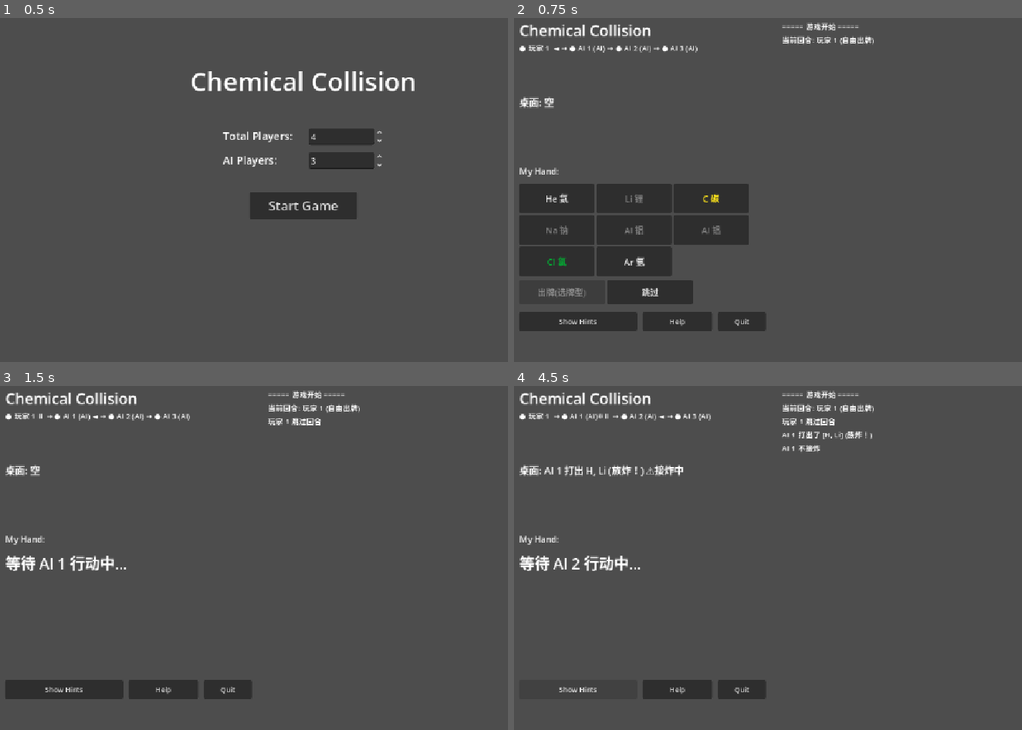
Above: before the commit, frames 1-4 (two rows, left to right).
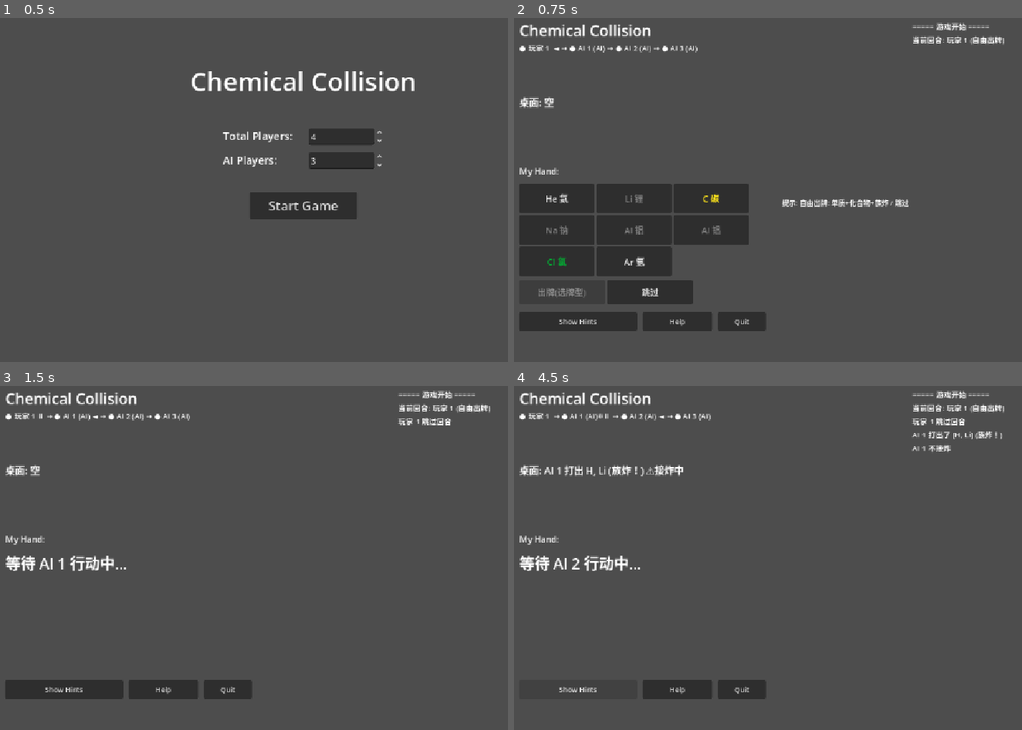
Above: after the commit, the same moments.

Repository: clear-rain108/Chemical_Collision
Game: Godot game, scene res://Main.tscn
Two runs of this game, one before a commit and one after it. Both use one fixed random seed, a clock stepped at 60 frames per second and the inputs below.
Inputs:
- Up to frame 1 (0.5 s): no input
- Up to frame 2 (0.75 s): click "Start Game" at 0.5 s
- Up to frame 3 (1.5 s): click "跳过" at 1.25 s
- Up to frame 4 (4.5 s): click "Show Hints" at 2 s; click "Help" at 2.75 s; click "Back" at 3.5 s; click "Show Hints" at 4.25 s

Frame 1 is identical in both runs. In frame 2, 1.2% of the frame differs, in the area x 52-97%, y 1-55%; in frame 3, 1.1%; in frame 4, 1.6%, in the area x 52-97%, y 1-20%.
Error before the commit: Invalid call. Nonexistent function 'current_player_index' in base 'RefCounted (GameManager.gd)'. (res://scripts/GameUI.gd:224)

Commit message:
【测试】人数选择

Diff:
--- a/chemical-1/Main.tscn
+++ b/chemical-1/Main.tscn
@@ -11,17 +11,18 @@
 grow_vertical = 2
 script = ExtResource("1_game_ui")
 
-[node name="StartPage" type="Control" parent="."]
-layout_mode = 1
-anchors_preset = 15
-anchor_right = 1.0
-anchor_bottom = 1.0
-grow_horizontal = 2
-grow_vertical = 2
-visible = true
-
-[node name="StartTitle" type="Label" parent="StartPage"]
-layout_mode = 1
+[node name="StartPage" type="Control" parent="." unique_id=572927877]
+visible = false
+layout_mode = 1
+anchors_preset = 15
+anchor_right = 1.0
+anchor_bottom = 1.0
+grow_horizontal = 2
+grow_vertical = 2
+
+[node name="StartTitle" type="Label" parent="StartPage" unique_id=1791738316]
+layout_mode = 1
+anchors_preset = -1
 anchor_left = 0.5
 anchor_top = 0.2
 anchor_right = 0.5
@@ -31,25 +32,26 @@
 offset_right = 200.0
 offset_bottom = 40.0
 grow_horizontal = 2
+theme_override_font_sizes/font_size = 48
 text = "Chemical Collision"
 horizontal_alignment = 1
-theme_override_font_sizes/font_size = 48
-
-[node name="PlayerCountLabel" type="Label" parent="StartPage"]
-layout_mode = 1
+
+[node name="PlayerCountLabel" type="Label" parent="StartPage" unique_id=1691690736]
+layout_mode = 1
+anchors_preset = -1
 anchor_left = 0.5
 anchor_top = 0.35
 anchor_right = 0.5
 anchor_bottom = 0.35
 offset_left = -150.0
 offset_top = -15.0
-offset_right = 0.0
 offset_bottom = 15.0
+theme_override_font_sizes/font_size = 20
 text = "Total Players:"
-theme_override_font_sizes/font_size = 20
-
-[node name="PlayerCountSpin" type="SpinBox" parent="StartPage"]
-layout_mode = 1
+
+[node name="PlayerCountSpin" type="SpinBox" parent="StartPage" unique_id=1239994991]
+layout_mode = 1
+anchors_preset = -1
 anchor_left = 0.5
 anchor_top = 0.35
 anchor_right = 0.5
@@ -61,23 +63,23 @@
 min_value = 3.0
 max_value = 8.0
 value = 4.0
-step = 1.0
-
-[node name="AiCountLabel" type="Label" parent="StartPage"]
-layout_mode = 1
+
+[node name="AiCountLabel" type="Label" parent="StartPage" unique_id=162300857]
+layout_mode = 1
+anchors_preset = -1
 anchor_left = 0.5
 anchor_top = 0.42
 anchor_right = 0.5
 anchor_bottom = 0.42
 offset_left = -150.0
 offset_top = -15.0
-offset_right = 0.0
 offset_bottom = 15.0
+theme_override_font_sizes/font_size = 20
 text = "AI Players:"
-theme_override_font_sizes/font_size = 20
-
-[node name="AiCountSpin" type="SpinBox" parent="StartPage"]
-layout_mode = 1
+
+[node name="AiCountSpin" type="SpinBox" parent="StartPage" unique_id=2016161417]
+layout_mode = 1
+anchors_preset = -1
 anchor_left = 0.5
 anchor_top = 0.42
 anchor_right = 0.5
@@ -89,11 +91,10 @@
 min_value = 1.0
 max_value = 7.0
 value = 3.0
-step = 1.0
-
-[node name="StartButton" type="Button" parent="StartPage"]
-layout_mode = 1
-anchors_preset = 8
+
+[node name="StartButton" type="Button" parent="StartPage" unique_id=153875690]
+layout_mode = 1
+anchors_preset = -1
 anchor_left = 0.5
 anchor_top = 0.55
 anchor_right = 0.5
@@ -102,19 +103,21 @@
 offset_top = -25.0
 offset_right = 100.0
 offset_bottom = 25.0
+grow_horizontal = 2
+grow_vertical = 2
 theme_override_font_sizes/font_size = 24
 text = "Start Game"
 
-[node name="HelpPage" type="Control" parent="."]
-layout_mode = 1
-anchors_preset = 15
-anchor_right = 1.0
-anchor_bottom = 1.0
-grow_horizontal = 2
-grow_vertical = 2
+[node name="HelpPage" type="Control" parent="." unique_id=615680911]
 visible = false
-
-[node name="HelpTitle" type="Label" parent="HelpPage"]
+layout_mode = 1
+anchors_preset = 15
+anchor_right = 1.0
+anchor_bottom = 1.0
+grow_horizontal = 2
+grow_vertical = 2
+
+[node name="HelpTitle" type="Label" parent="HelpPage" unique_id=601296489]
 layout_mode = 0
 offset_left = 40.0
 offset_top = 20.0
@@ -123,7 +126,7 @@
 theme_override_font_sizes/font_size = 36
 text = "Help & Rules"
 
-[node name="HelpContent" type="Label" parent="HelpPage"]
+[node name="HelpContent" type="Label" parent="HelpPage" unique_id=2091774439]
 layout_mode = 0
 offset_left = 40.0
 offset_top = 70.0
@@ -148,7 +151,7 @@
 Clan bomb → clockwise intercept → winner free play
 Overflow compound (>player count) → immune!"
 
-[node name="HelpBackBtn" type="Button" parent="HelpPage"]
+[node name="HelpBackBtn" type="Button" parent="HelpPage" unique_id=603255670]
 layout_mode = 0
 offset_left = 800.0
 offset_top = 620.0
@@ -157,16 +160,15 @@
 theme_override_font_sizes/font_size = 18
 text = "Back"
 
-[node name="GamePage" type="Control" parent="."]
-layout_mode = 1
-anchors_preset = 15
-anchor_right = 1.0
-anchor_bottom = 1.0
-grow_horizontal = 2
-grow_vertical = 2
-visible = false
-
-[node name="TitleLabel" type="Label" parent="GamePage"]
+[node name="GamePage" type="Control" parent="." unique_id=1971861210]
+layout_mode = 1
+anchors_preset = 15
+anchor_right = 1.0
+anchor_bottom = 1.0
+grow_horizontal = 2
+grow_vertical = 2
+
+[node name="TitleLabel" type="Label" parent="GamePage" unique_id=750152704]
 layout_mode = 0
 offset_left = 20.0
 offset_top = 10.0
@@ -175,7 +177,7 @@
 theme_override_font_sizes/font_size = 28
 text = "Chemical Collision"
 
-[node name="InfoLabel" type="Label" parent="GamePage"]
+[node name="InfoLabel" type="Label" parent="GamePage" unique_id=640170418]
 layout_mode = 0
 offset_left = 20.0
 offset_top = 50.0
@@ -184,7 +186,7 @@
 theme_override_font_sizes/font_size = 14
 text = "Initializing..."
 
-[node name="TableLabel" type="Label" parent="GamePage"]
+[node name="TableLabel" type="Label" parent="GamePage" unique_id=1375102995]
 layout_mode = 0
 offset_left = 20.0
 offset_top = 150.0
@@ -193,7 +195,7 @@
 theme_override_font_sizes/font_size = 18
 text = "Table: empty"
 
-[node name="HandLabel" type="Label" parent="GamePage"]
+[node name="HandLabel" type="Label" parent="GamePage" unique_id=1643139248]
 layout_mode = 0
 offset_left = 20.0
 offset_top = 280.0
@@ -202,21 +204,21 @@
 theme_override_font_sizes/font_size = 16
 text = "My Hand:"
 
-[node name="HandContainer" type="HFlowContainer" parent="GamePage"]
+[node name="HandContainer" type="HFlowContainer" parent="GamePage" unique_id=263986547]
 layout_mode = 0
 offset_left = 20.0
 offset_top = 315.0
 offset_right = 480.0
 offset_bottom = 480.0
 
-[node name="ActionPanel" type="HBoxContainer" parent="GamePage"]
+[node name="ActionPanel" type="HBoxContainer" parent="GamePage" unique_id=402611240]
 layout_mode = 0
 offset_left = 20.0
 offset_top = 495.0
 offset_right = 480.0
 offset_bottom = 540.0
 
-[node name="HintButton" type="Button" parent="GamePage"]
+[node name="HintButton" type="Button" parent="GamePage" unique_id=614387553]
 layout_mode = 0
 offset_left = 20.0
 offset_top = 555.0
@@ -226,7 +228,7 @@
 toggle_mode = true
 text = "Show Hints"
 
-[node name="HelpBtn" type="Button" parent="GamePage"]
+[node name="HelpBtn" type="Button" parent="GamePage" unique_id=19838743]
 layout_mode = 0
 offset_left = 250.0
 offset_top = 555.0
@@ -235,7 +237,7 @@
 theme_override_font_sizes/font_size = 13
 text = "Help"
 
-[node name="QuitButton" type="Button" parent="GamePage"]
+[node name="QuitButton" type="Button" parent="GamePage" unique_id=1378320501]
 layout_mode = 0
 offset_left = 390.0
 offset_top = 555.0
@@ -244,37 +246,37 @@
 theme_override_font_sizes/font_size = 13
 text = "Quit"
 
-[node name="CardInfoLabel" type="Label" parent="GamePage"]
+[node name="CardInfoLabel" type="Label" parent="GamePage" unique_id=1805826241]
 layout_mode = 0
 offset_left = 510.0
 offset_top = 340.0
 offset_right = 900.0
 offset_bottom = 480.0
 theme_override_font_sizes/font_size = 13
-text = ""
 autowrap_mode = 3
 
-[node name="LogLabel" type="Label" parent="GamePage"]
-layout_mode = 0
-offset_left = 510.0
+[node name="LogLabel" type="Label" parent="GamePage" unique_id=1281152513]
+layout_mode = 0
+offset_left = 753.0
 offset_top = 10.0
-offset_right = 900.0
+offset_right = 1143.0
 offset_bottom = 330.0
 theme_override_font_sizes/font_size = 14
 text = "Game Log:"
 autowrap_mode = 3
 
-[node name="EndPage" type="Control" parent="."]
-layout_mode = 1
-anchors_preset = 15
-anchor_right = 1.0
-anchor_bottom = 1.0
-grow_horizontal = 2
-grow_vertical = 2
+[node name="EndPage" type="Control" parent="." unique_id=1318378252]
 visible = false
-
-[node name="EndTitle" type="Label" parent="EndPage"]
-layout_mode = 1
+layout_mode = 1
+anchors_preset = 15
+anchor_right = 1.0
+anchor_bottom = 1.0
+grow_horizontal = 2
+grow_vertical = 2
+
+[node name="EndTitle" type="Label" parent="EndPage" unique_id=1538920737]
+layout_mode = 1
+anchors_preset = -1
 anchor_left = 0.5
 anchor_top = 0.25
 anchor_right = 0.5
@@ -287,8 +289,9 @@
 text = "Game Over"
 horizontal_alignment = 1
 
-[node name="EndLabel" type="Label" parent="EndPage"]
-layout_mode = 1
+[node name="EndLabel" type="Label" parent="EndPage" unique_id=1771427648]
+layout_mode = 1
+anchors_preset = -1
 anchor_left = 0.5
 anchor_top = 0.4
 anchor_right = 0.5
@@ -297,13 +300,12 @@
 offset_top = -40.0
 offset_right = 200.0
 offset_bottom = 40.0
-text = ""
+theme_override_font_sizes/font_size = 24
 horizontal_alignment = 1
-theme_override_font_sizes/font_size = 24
-
-[node name="EndButton" type="Button" parent="EndPage"]
-layout_mode = 1
-anchors_preset = 8
+
+[node name="EndButton" type="Button" parent="EndPage" unique_id=315323282]
+layout_mode = 1
+anchors_preset = -1
 anchor_left = 0.5
 anchor_top = 0.6
 anchor_right = 0.5
@@ -312,5 +314,7 @@
 offset_top = -25.0
 offset_right = 100.0
 offset_bottom = 25.0
+grow_horizontal = 2
+grow_vertical = 2
 theme_override_font_sizes/font_size = 24
 text = "Return"
--- a/chemical-1/scripts/GameUI.gd
+++ b/chemical-1/scripts/GameUI.gd
@@ -163,9 +163,10 @@
 	if game_manager == null or game_manager.players.is_empty():
 		return "等待游戏初始化..."
 	var parts: Array = []
+	var cp_idx = game_manager.get_current_player_index()
 	for i in range(game_manager.players.size()):
 		var p = game_manager.players[i]
-		var is_current = (i == game_manager.current_player_index)
+		var is_current = (i == cp_idx)
 		var ai_tag = "(AI)" if p.is_ai else ""
 		var cooling = "❄" if p.clan_bomb_cooling else ""
 		var pass_tag = "⏸" if p.has_passed else ""
@@ -221,7 +222,7 @@
 	if cp == null or cp.is_ai:
 		card_info_label.text = ""
 		return
-	var hint = game_manager.get_available_patterns(game_manager.current_player_index())
+	var hint = game_manager.get_available_patterns(game_manager.get_current_player_index())
 	card_info_label.text = "提示: " + hint
 
 
@@ -379,7 +380,7 @@
 		_show_info("不是有效单质！")
 		_on_back()
 		return
-	var result = game_manager.play_cards(game_manager.current_player_index, cards)
+	var result = game_manager.play_cards(game_manager.get_current_player_index(), cards)
 	_handle_result(result)
 
 
@@ -391,7 +392,7 @@
 		_show_info("不是有效族炸！")
 		_on_back()
 		return
-	var result = game_manager.play_cards(game_manager.current_player_index, cards)
+	var result = game_manager.play_cards(game_manager.get_current_player_index(), cards)
 	_handle_result(result)
 
 
@@ -419,6 +420,7 @@
 
 func _on_confirm_compound() -> void:
 	var cp = game_manager.get_current_player()
+	var gm_idx = game_manager.get_current_player_index()
 
 	var custom_valences: Dictionary = {}
 	for sel in compound_selections:
@@ -475,7 +477,7 @@
 		if ccards.size() != na + nb:
 			_show_info("收集卡牌出错！")
 			return
-		var result = game_manager.play_cards(game_manager.current_player_index, ccards, custom_valences)
+		var result = game_manager.play_cards(gm_idx, ccards, custom_valences)
 		_handle_result(result)
 		return
 
@@ -487,7 +489,7 @@
 	if all_one and total_charge == 0:
 		var ccards: Array = []
 		for _idx in selected_indices: ccards.append(cp.hand[_idx])
-		var result = game_manager.play_cards(game_manager.current_player_index, ccards, custom_valences)
+		var result = game_manager.play_cards(gm_idx, ccards, custom_valences)
 		_handle_result(result)
 		return
 
@@ -506,7 +508,7 @@
 
 
 func _on_pass() -> void:
-	game_manager.player_pass(game_manager.current_player_index)
+	game_manager.player_pass(game_manager.get_current_player_index())
 	_step_reset()
 	_refresh_ui()
 
@@ -553,29 +555,30 @@
 	if game_manager == null or game_manager.is_game_over(): return
 	var cp = game_manager.get_current_player()
 	if cp == null or not cp.is_ai or cp.hand.is_empty(): return
+	var gm_idx = game_manager.get_current_player_index()
 	if game_manager.clan_bomb_chain_active:
-		if cp.clan_bomb_cooling: game_manager.player_pass(game_manager.current_player_index)
-		else: _ai_try_clan_bomb(cp)
+		if cp.clan_bomb_cooling: game_manager.player_pass(gm_idx)
+		else: _ai_try_clan_bomb(cp, gm_idx)
 		_refresh_ui()
 		return
-	_ai_try_play(cp)
+	_ai_try_play(cp, gm_idx)
 	_refresh_ui()
 
 
-func _ai_try_clan_bomb(p):
+func _ai_try_clan_bomb(p, gm_idx: int):
 	var bg = _group_by_group(p.hand)
 	for g in bg:
 		if bg[g].size() >= 2:
-			if game_manager.play_cards(game_manager.current_player_index, bg[g].duplicate()) == 0: return
-	game_manager.player_pass(game_manager.current_player_index)
-
-
-func _ai_try_play(p):
+			if game_manager.play_cards(gm_idx, bg[g].duplicate()) == 0: return
+	game_manager.player_pass(gm_idx)
+
+
+func _ai_try_play(p, gm_idx: int):
 	if not p.clan_bomb_cooling:
 		var bg = _group_by_group(p.hand)
 		for g in bg:
 			if bg[g].size() >= 2:
-				if game_manager.play_cards(game_manager.current_player_index, bg[g].duplicate()) == 0: return
+				if game_manager.play_cards(gm_idx, bg[g].duplicate()) == 0: return
 
 	for i in range(p.hand.size()):
 		for j in range(i + 1, p.hand.size()):
@@ -591,7 +594,7 @@
 						if val > 0: v = val; break
 					if v == 0: v = -abs(sample.common_valence[0])
 					cv[sym] = v
-				if game_manager.play_cards(game_manager.current_player_index, pair, cv) == 0: return
+				if game_manager.play_cards(gm_idx, pair, cv) == 0: return
 
 	for i in range(p.hand.size()):
 		var c = p.hand[i]
@@ -599,12 +602,12 @@
 			for j in range(p.hand.size()):
 				if i != j and p.hand[j].symbol == c.symbol:
 					var dp = [p.hand[i], p.hand[j]]
-					if game_manager.play_cards(game_manager.current_player_index, dp) == 0: return
+					if game_manager.play_cards(gm_idx, dp) == 0: return
 					break
 
 	for c in p.hand:
-		if game_manager.play_cards(game_manager.current_player_index, [c]) == 0: return
-	game_manager.player_pass(game_manager.current_player_index)
+		if game_manager.play_cards(gm_idx, [c]) == 0: return
+	game_manager.player_pass(gm_idx)
 
 
 func _group_by_group(hand: Array) -> Dictionary:
Not shown: 1 places in chemical-1/Main.tscn that only renumber resources
Not shown, changed: chemical-1/CHEMICAL_COLLISION_GAME.md
